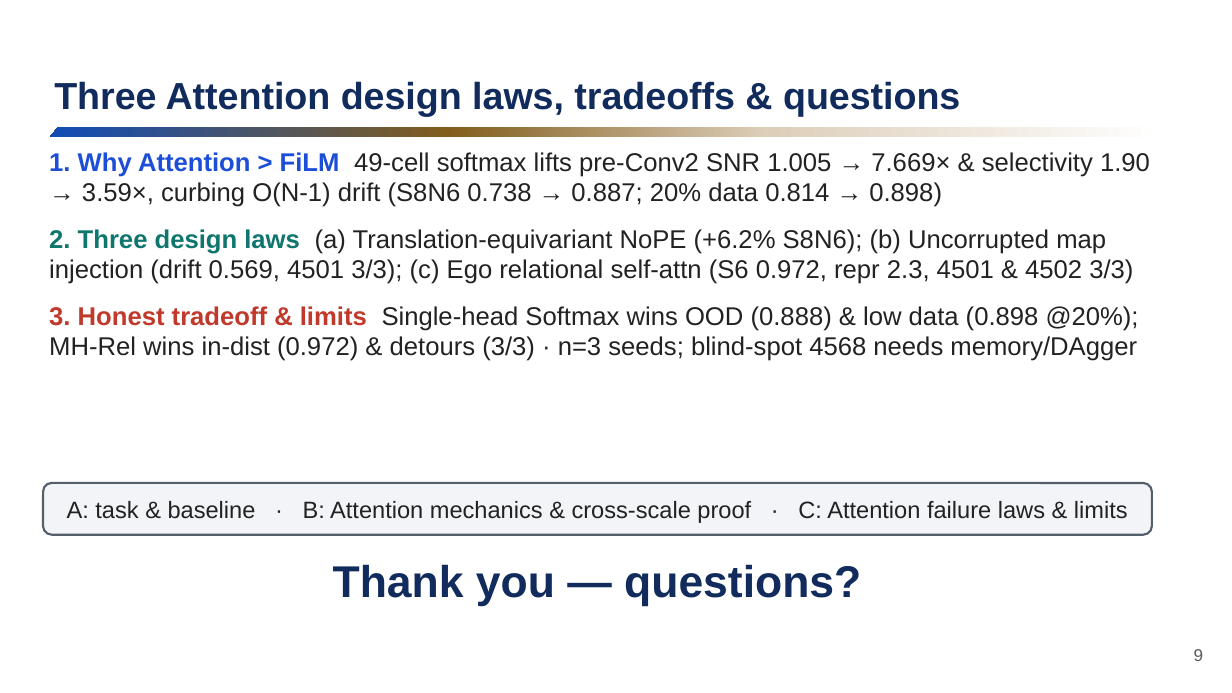
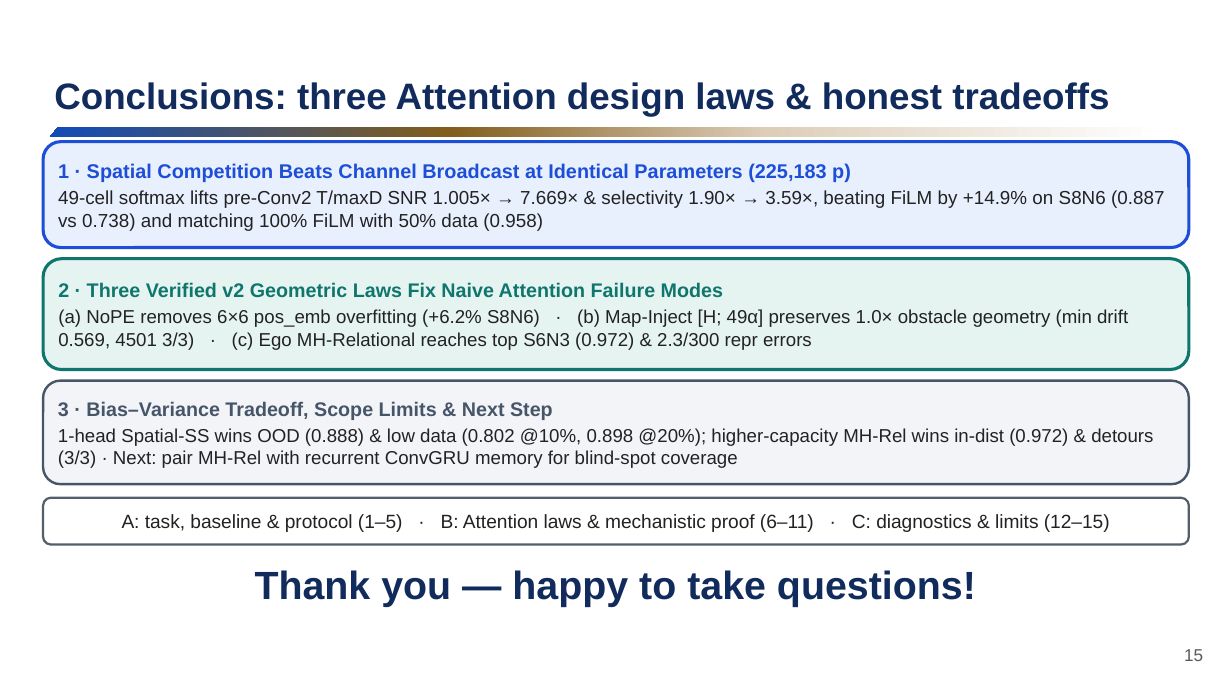
Before and after one commit to Oliver-ming/BabyAI_Exploration_with_Film, a slide deck: slide 15 of presentation/AIAA4220_Project3_Presentation.pptx (slide 9 before the commit). Drawn at 1232x693 pixels with LibreOffice and Linux fonts; fonts in the diff are those of the drawing; background and template pictures are left out. Boxes give left, top, right and bottom in pixels: in the first picture for what was removed or moved away, otherwise in the second. Text is boxed around its words. In the diff, an @@ line names an element or a change of style, - is before the commit and + after.

```diff
--- a/presentation/AIAA4220_Project3_Presentation.pptx
+++ b/presentation/AIAA4220_Project3_Presentation.pptx
@@ title at (54, 82, 1109, 116): text changed; size 22 to 21.5 pt @@
-Three Attention design laws, tradeoffs & questions
+Conclusions: three Attention design laws & honest tradeoffs
@@ rounded rectangle "1 · Spatial Competition Beats ...": place and size @@
-rounded rectangle "1 · Spatial Competition Beats ..." at (49, 152, 1150, 361)
+rounded rectangle "1 · Spatial Competition Beats ..." at (43, 142, 1189, 248)
@@ rounded rectangle "1 · Spatial Competition Beats ..." at (43, 142, 1189, 248): vertical alignment top to middle; fill none to #E8F0FE; outline none to #1D4ED8 1.8 pt @@
@@ text in rounded rectangle at (58, 163, 1164, 231): text changed; size 15 to 11 pt @@
-1. Why Attention > FiLM 49-cell softmax lifts pre-Conv2 SNR 1.005 → 7.669× & selectivity 1.90 → 3.59×, curbing O(N-1) drift (S8N6 0.738 → 0.887; 20% data 0.814 → 0.898)
-2. Three design laws (a) Translation-equivariant NoPE (+6.2% S8N6); (b) Uncorrupted map injection (drift 0.569, 4501 3/3); (c) Ego relational self-attn (S6 0.972, repr 2.3, 4501 & 4502 3/3)
-3. Honest tradeoff & limits Single-head Softmax wins OOD (0.888) & low data (0.898 @20%); MH-Rel wins in-dist (0.972) & detours (3/3) · n=3 seeds; blind-spot 4568 needs memory/DAgger
+1 · Spatial Competition Beats Channel Broadcast at Identical Parameters (225,183 p)
+49-cell softmax lifts pre-Conv2 T/maxD SNR 1.005× → 7.669× & selectivity 1.90× → 3.59×, beating FiLM by +14.9% on S8N6 (0.887 vs 0.738) and matching 100% FiLM with 50% data (0.958)
@@ rounded rectangle added at (43, 259, 1189, 370), fill #E6F4F1, outline #0F766E 1.8 pt, 10.9 pt, text #222222 @@
+2 · Three Verified v2 Geometric Laws Fix Naive Attention Failure Modes
+(a) NoPE removes 6×6 pos_emb overfitting (+6.2% S8N6) · (b) Map-Inject [H; 49α] preserves 1.0× obstacle geometry (min drift 0.569, 4501 3/3) · (c) Ego MH-Relational reaches top S6N3 (0.972) & 2.3/300 repr errors
@@ rounded rectangle added at (43, 381, 1189, 484), fill #F2F4F8, outline #475569 1.4 pt, 10.9 pt, text #222222 @@
+3 · Bias–Variance Tradeoff, Scope Limits & Next Step
+1-head Spatial-SS wins OOD (0.888) & low data (0.802 @10%, 0.898 @20%); higher-capacity MH-Rel wins in-dist (0.972) & detours (3/3) · Next: pair MH-Rel with recurrent ConvGRU memory for blind-spot coverage
@@ rounded rectangle "A: task, baseline & protocol ...": place and size @@
-rounded rectangle "A: task, baseline & protocol ..." at (43, 483, 1152, 535)
+rounded rectangle "A: task, baseline & protocol ..." at (43, 498, 1189, 545)
@@ rounded rectangle "A: task, baseline & protocol ..." at (43, 498, 1189, 545): fill #F2F4F8 to #FFFFFF; outline #555F6B 1.25 pt to #555F6B 1.3 pt @@
@@ text in rounded rectangle at (122, 514, 1110, 532): text changed; size 13.8 to 11.2 pt @@
-A: task & baseline · B: Attention mechanics & cross-scale proof · C: Attention failure laws & limits
+A: task, baseline & protocol (1–5) · B: Attention laws & mechanistic proof (6–11) · C: diagnostics & limits (12–15)
@@ text at (255, 570, 976, 607): text changed; size 26 to 23 pt @@
-Thank you — questions?
+Thank you — happy to take questions!
@@ page number at (1184, 649, 1203, 661): text changed @@
-9
+15
```
Also in this commit, not shown: 16 other slides changed, 11 slides added, 5 slides removed, 43 other files.
